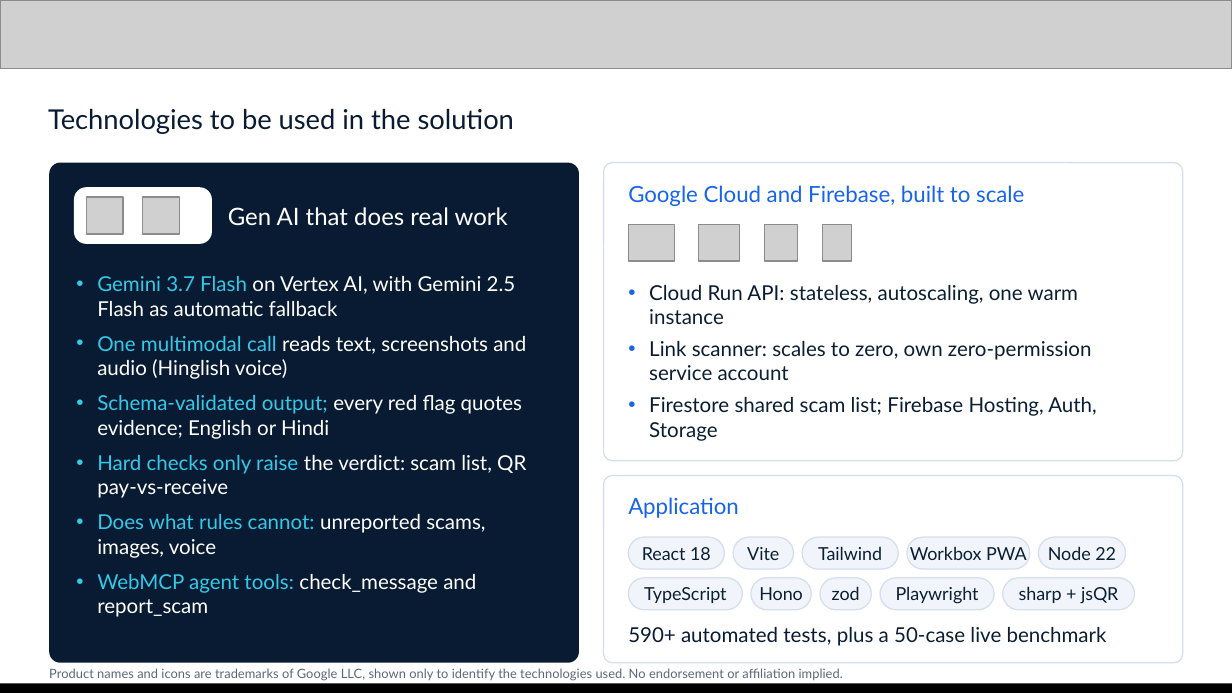
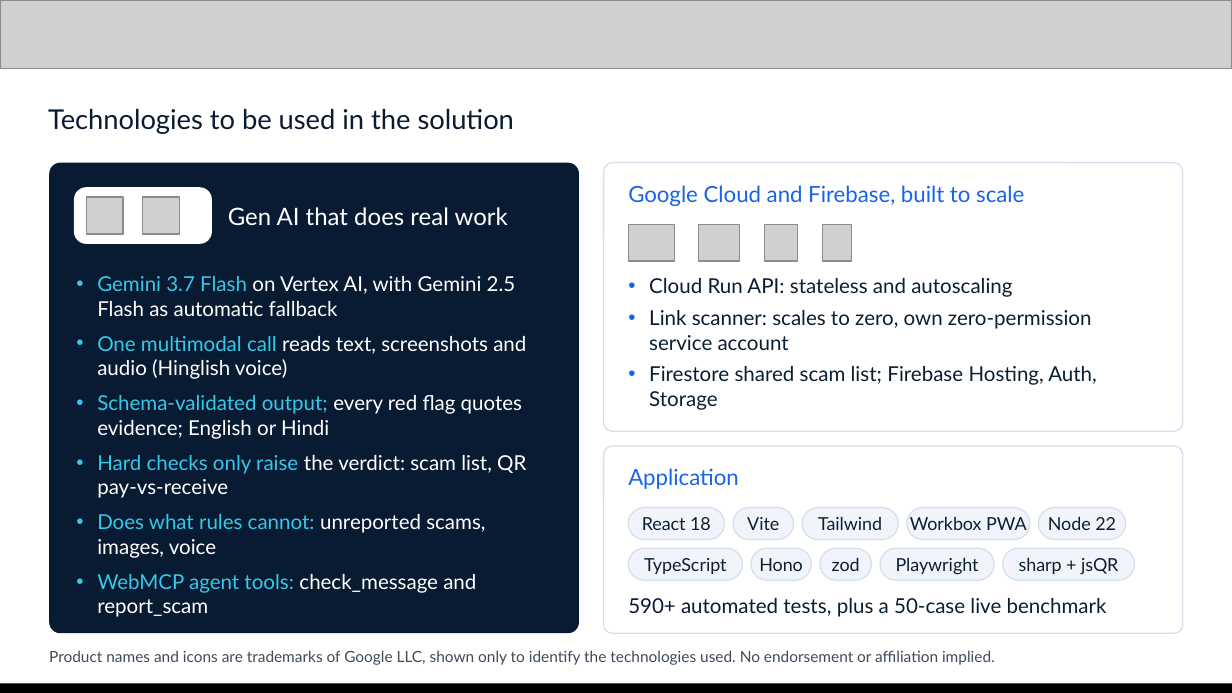
Before and after one commit to Namans12/scam-shield, a slide deck: slide 9 of docs/submission/Scam-Shield-deck.pptx. Drawn at 1232x693 pixels with LibreOffice and Linux fonts; fonts in the diff are those of the drawing; grey boxes stand for pictures. Boxes give left, top, right and bottom in pixels: in the first picture for what was removed or moved away, otherwise in the second. Text is boxed around its words. In the diff, an @@ line names an element or a change of style, - is before the commit and + after.

```diff
--- a/docs/submission/Scam-Shield-deck.pptx
+++ b/docs/submission/Scam-Shield-deck.pptx
@@ rounded rectangle: place and size @@
-rounded rectangle at [49, 163, 579, 663]
+rounded rectangle at [49, 163, 579, 633]
@@ rounded rectangle at [49, 163, 579, 633]: proportions changed @@
@@ rounded rectangle at [604, 163, 1183, 431]: proportions changed @@
@@ rounded rectangle: place and size @@
-rounded rectangle at [604, 163, 1183, 461]
+rounded rectangle at [604, 163, 1183, 431]
@@ text at [649, 278, 1012, 297]: text changed @@
-• Cloud Run API: stateless, autoscaling, one warm instance
+• Cloud Run API: stateless and autoscaling
@@ 12 texts, 11 rounded rectangles: place and size @@
-12 texts, 11 rounded rectangles at [604, 476, 1183, 663]
+12 texts, 11 rounded rectangles at [604, 446, 1183, 633]
@@ text "Product names and icons are ...": place and size @@
-text "Product names and icons are ..." at [49, 668, 843, 681]
+text "Product names and icons are ..." at [49, 650, 995, 665]
@@ text "Product names and icons are ..." at [49, 650, 995, 665]: size 7.5 to 9 pt, text colour #5B6778 to #3F4B5B @@
```
Also in this commit, not shown: 12 other slides changed, 2 other files.
